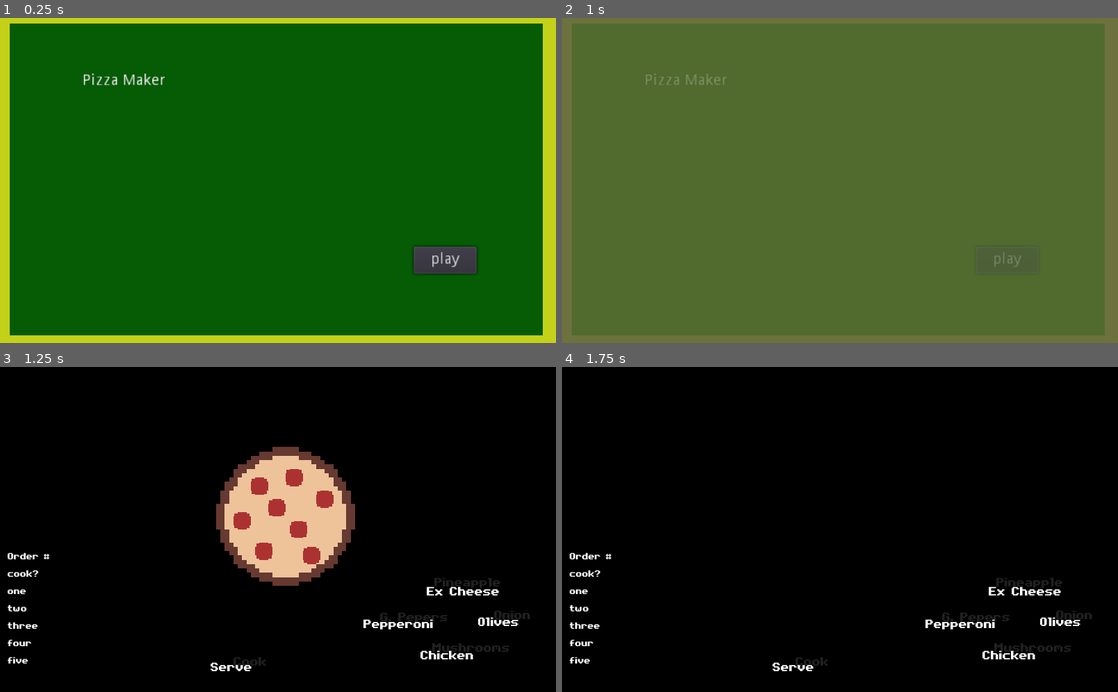
Above: before the commit, frames 1-4 (two rows, left to right).
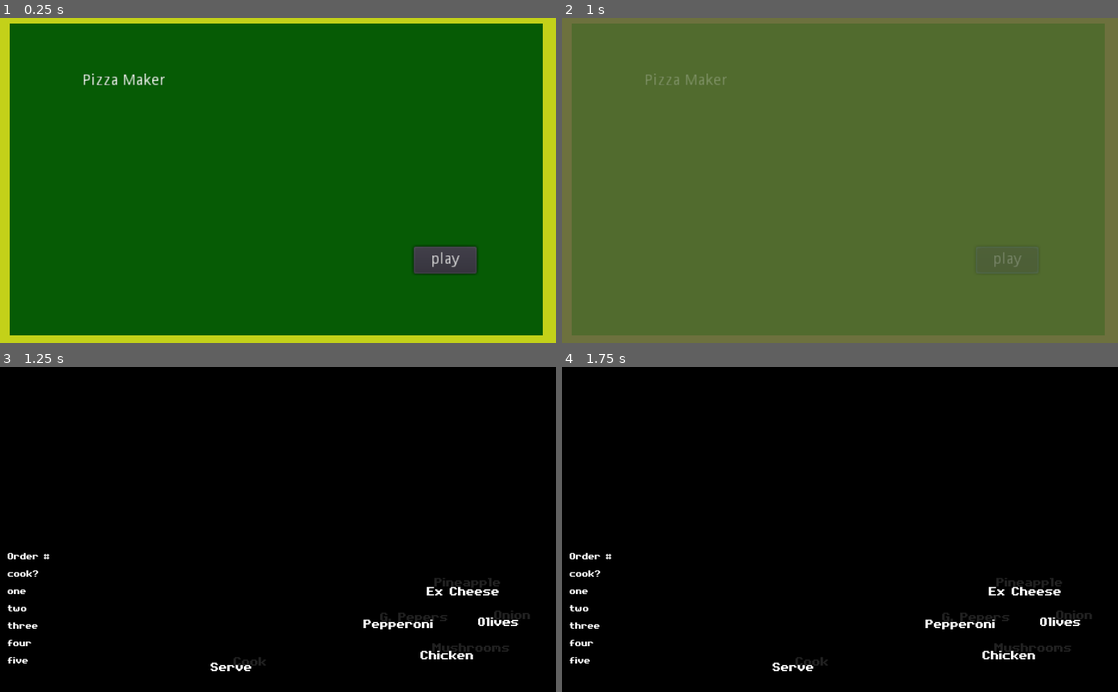
Above: after the commit, the same moments.

Repository: Boyquotes/pizza-maker
Game: Godot game, scene res://game/scene/main_menu.tscn
The game is run twice, just before and just after one commit, with the same random seed, the same clock (stepped at 60 frames per second) and the same inputs.
Inputs:
- Up to frame 1 (0.25 s): no input
- Up to frame 2 (1 s): click "play" at 0.5 s
- Up to frame 3 (1.25 s): no input
- Up to frame 4 (1.75 s): tap Enter (ui_accept) at 1.25 s; hold Right (right_topping) from 1.28 s (still down); hold Enter (ui_accept) from 1.28 s (still down)

Frames 1-2 are identical in both runs. In frame 3, 8.1% of the frame differs, in the area x 38-64%, y 24-68%; in frame 4, nothing differs.

Commit message:
Add topping functions and day of week

Diff:
--- a/game/game.gd
+++ b/game/game.gd
@@ -1,12 +1,30 @@
 extends Node2D
 
 
+var day_of_week: Array = [
+	"Mon", "Tues", "Wed", "Thurs", "Fri"
+]
+
+var cash: float
 var is_shift_held: bool
+var break_time: float = 2.0
+var time_per_round: float = 6.0
+
+var daily_income: float
+var daily_tips: float
+
+
 onready var pizza: Pizza = get_node("Pizza")
+onready var animation_player: AnimationPlayer = $AnimationPlayer
+onready var trm_next_order: Timer = get_node("TrmNextOrder")
+onready var trm_order_time: Timer = get_node("TrmOrderTime")
+
 
 
 func _ready() -> void:
-	pass
+	self.animation_player.connect("animation_finished", self, "_on_animation_done")
+	self.trm_next_order.connect("timeout", self, "_start_new_round")
+	self.trm_order_time.connect("timeout", self, "_end_round")
 
 func _process(delta: float) -> void:
 	self.is_shift_held = Input.is_action_pressed("left_shift")
@@ -19,30 +37,53 @@
 		if self.is_shift_held:
 			self.pizza.cook()
 		else:
-			$AnimationPlayer.play("slide_pizza_out")
+			self.animation_player.play("slide_pizza_out")
 			# start timer to get new order and send in blank pizza
 
 	if event.is_action_pressed("up_topping"):
-		$Pizza.pulse()
+		self.pizza.pulse()
 		if self.is_shift_held:
 			self.pizza.add_topping(Global.toppings.alt_up)
 		else:
 			self.pizza.add_topping(Global.toppings.up)
 	elif event.is_action_pressed("down_topping"):
-		$Pizza.pulse()
+		self.pizza.pulse()
 		if self.is_shift_held:
 			self.pizza.add_topping(Global.toppings.alt_down)
 		else:
 			self.pizza.add_topping(Global.toppings.down)
 	elif event.is_action_pressed("left_topping"):
-		$Pizza.pulse()
+		self.pizza.pulse()
 		if self.is_shift_held:
 			self.pizza.add_topping(Global.toppings.alt_left)
 		else:
 			self.pizza.add_topping(Global.toppings.left)
 	elif event.is_action_pressed("right_topping"):
-		$Pizza.pulse()
+		self.pizza.pulse()
 		if self.is_shift_held:
 			self.pizza.add_topping(Global.toppings.alt_right)
 		else:
 			self.pizza.add_topping(Global.toppings.right)
+
+
+func _start_new_day() -> void:
+	pass
+	# Advnace day
+	# Update day of week on HUD
+
+func _start_new_round() -> void:
+	self.animation_player.play("slide_pizza_in")
+
+
+func _end_round() -> void:
+	print("time ran out, customer left")
+
+func _on_animation_done(anim_name: String):
+	match anim_name:
+		"slide_pizza_in":
+			print("new pizza on table")
+		"slide_pizza_out":
+			print("pizza has been served")
+			self.pizza.reset()
+			self.trm_next_order.start(self.break_time)
+			# Reset pizza
--- a/game/game.tscn
+++ b/game/game.tscn
@@ -45,7 +45,7 @@
 texture = ExtResource( 3 )
 
 [node name="Pizza" parent="." instance=ExtResource( 1 )]
-position = Vector2( 263, 138 )
+position = Vector2( -98, 138 )
 
 [node name="HUD" parent="." instance=ExtResource( 4 )]
 
@@ -53,4 +53,6 @@
 anims/slide_pizza_in = SubResource( 1 )
 anims/slide_pizza_out = SubResource( 2 )
 
-[node name="Timer" type="Timer" parent="."]
+[node name="TrmNextOrder" type="Timer" parent="."]
+
+[node name="TrmOrderTime" type="Timer" parent="."]
--- a/game/pizza/pizza.gd
+++ b/game/pizza/pizza.gd
@@ -28,11 +28,12 @@
 func _ready() -> void:
 	$Tween.connect("tween_completed", self, "_tween_done")
 
-func reset_pizza() -> void:
+func reset() -> void:
 	self.modulate = "ffffff"
 	$SteamSprites.visible = false
 	self.toppings = []
 	self.is_cooked = false
+	self.position = Vector2(-98,138)
 
 
 
@@ -53,12 +54,18 @@
 	return Vector2(ranX,ranY)
 
 func cook() -> void:
-	_add_steam()
-	self.is_cooked = true
+	if !self.is_cooked:
+		_add_steam()
+		self.is_cooked = true
+	else:
+		self._burn()
 
 func _add_steam() -> void:
 	self.modulate = "e5c7c7"
 	$SteamSprites.visible = true
+
+func _burn() -> void:
+	self.modulate = "604a4a"
 
 func _scale_down() -> void:
 	$Tween.interpolate_property(self, "scale", self.scale, scaleDown, seconds, Tween.TRANS_LINEAR, Tween.EASE_IN_OUT)
@@ -75,7 +82,28 @@
 
 func add_topping(topping: String) -> void:
 	if !self.toppings.has(topping):
+		match(topping):
+			Global.toppings.up: # ex cheese
+				pass
+			Global.toppings.down: # chicken
+				pass
+			Global.toppings.left: # pepperoni
+				pass
+			Global.toppings.right: # olives
+				pass
+			Global.toppings.alt_up: # pineapple
+				pass
+			Global.toppings.alt_down: # mushroom
+				pass
+			Global.toppings.alt_left: # g peppers
+				pass
+			Global.toppings.alt_right: # onion
+				pass
+
 		print_debug(str("adding ", topping))
 		self.toppings.append(topping)
+		# Set sprite to random rotation
+		# Make sprite visible
+
 	else:
 		print(str("Pizza already has ", topping.capitalize()))
--- a/game/pizza/pizza.tscn
+++ b/game/pizza/pizza.tscn
@@ -80,27 +80,30 @@
 [node name="Steam" type="AnimatedSprite" parent="SteamSprites"]
 position = Vector2( -36, -45 )
 frames = SubResource( 9 )
-frame = 1
 playing = true
 
 [node name="Steam2" type="AnimatedSprite" parent="SteamSprites"]
 position = Vector2( 39, 14 )
 frames = SubResource( 9 )
+frame = 5
 playing = true
 
 [node name="Steam3" type="AnimatedSprite" parent="SteamSprites"]
 position = Vector2( 22, -39 )
 frames = SubResource( 9 )
+frame = 5
 playing = true
 
 [node name="Steam4" type="AnimatedSprite" parent="SteamSprites"]
 position = Vector2( -2, -3 )
 frames = SubResource( 9 )
+frame = 5
 playing = true
 
 [node name="Steam5" type="AnimatedSprite" parent="SteamSprites"]
 position = Vector2( -38, 21 )
 frames = SubResource( 9 )
+frame = 5
 playing = true
 
 [node name="Area2D" type="Area2D" parent="."]
